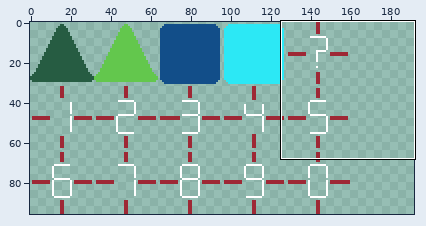
A pixel-art file gets an edit: risk-simulator/assets/dice.aseprite. The first picture is a wide view before the edit; the outline marks the close-up.
Close-up. Earlier state:
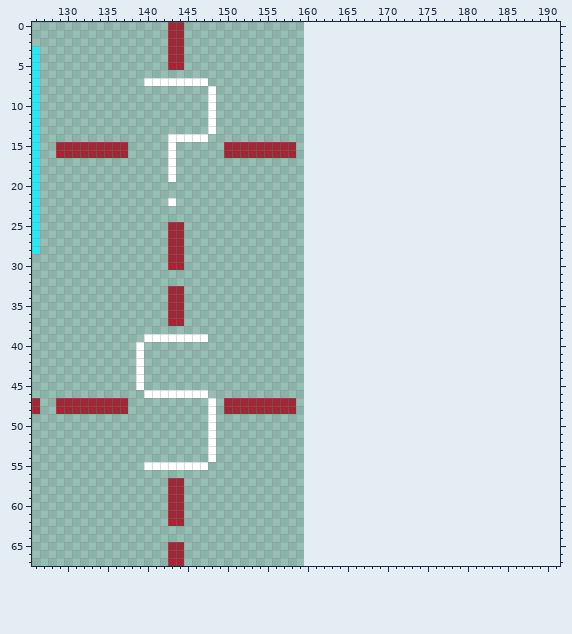
160x96 pixels, 1 frame. Shown: x 126..191, y 0..67. The old version is drawn lined up with the new one, on the new canvas.
After the commit:
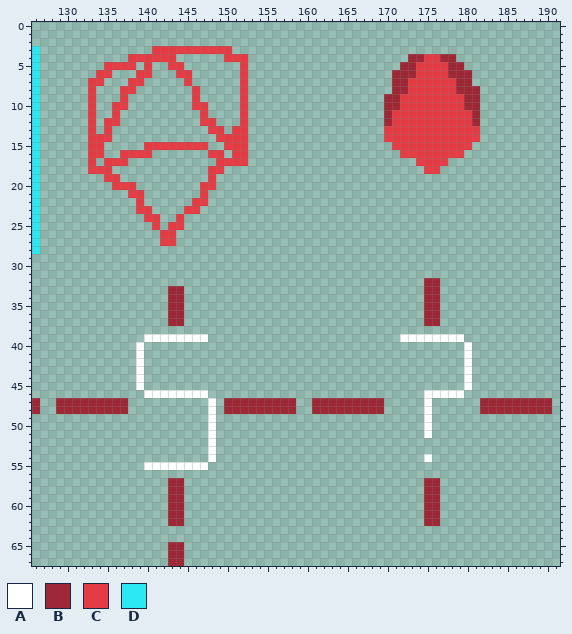
Palette (. is transparent): A #ffffff  B #9e2835  C #e43b44  D #2ce8f5
The commit says: Added rough D8 model
Difference:
canvas 160x96 -> 192x96
y 0..2: x 143..144 BB -> ..
y 3: x 141..150 ..BB...... -> CCCCCCCCCC
y 4: x 138..144 .....BB -> CCCCCC.; x 150..152 ... -> CCC; x 173..178 ...... -> BBCCBB
y 5: x 135..138 .... -> CCCC; x 140 . -> C; x 143..144 BB -> CC; x 152 . -> C; x 172..179 ........ -> BBCCCCBB
y 6: x 134..135 .. -> CC; x 139..140 .. -> CC; x 144..145 .. -> CC; x 152 . -> C; x 171..180 .......... -> BBBCCCCBBB
y 7: x 133..134 .. -> CC; x 138..147 ..AAAAAAAA -> CC.....C..; x 152 . -> C; x 171..180 .......... -> BBCCCCCCBB
y 8: x 133 . -> C; x 137..138 .. -> CC; x 146 . -> C; x 148 A -> .; x 152 . -> C; x 171..181 ........... -> BBCCCCCCBBB
y 9: x 133 . -> C; x 137 . -> C; x 146 . -> C; x 148 A -> .; x 152 . -> C; x 170..181 ............ -> BBCCCCCCCCBB
y 10: x 133 . -> C; x 136..137 .. -> CC; x 146..148 ..A -> CC.; x 152 . -> C; x 170..181 ............ -> BBCCCCCCCCBB
y 11: x 133 . -> C; x 136 . -> C; x 147..148 .A -> C.; x 152 . -> C; x 170..181 ............ -> BCCCCCCCCCCB
y 12: x 133 . -> C; x 135..136 .. -> CC; x 147..148 .A -> CC; x 152 . -> C; x 170..181 ............ -> BCCCCCCCCCCB
y 13: x 133 . -> C; x 135 . -> C; x 148..149 A. -> CC; x 151..152 .. -> CC; x 170..181 ............ -> CCCCCCCCCCCC
y 14: x 133..135 ... -> CCC; x 143..147 AAAAA -> .....; x 149..152 .... -> CCCC; x 170..181 ............ -> CCCCCCCCCCCC
y 15: x 129..137 BBBBBBBBB -> ....CC...; x 140..147 ...A.... -> CCCCCCCC; x 150..158 BBBBBBBBB -> CCC......; x 171..180 .......... -> CCCCCCCCCC
y 16: x 129..140 BBBBBBBBB... -> ....CC..CCCC; x 143 A -> .; x 148..158 ..BBBBBBBBB -> CC.CC......; x 172..179 ........ -> CCCCCCCC
y 17: x 133 . -> C; x 135..137 ... -> CCC; x 143 A -> .; x 149..152 .... -> CCCC; x 174..177 .... -> CCCC
y 18: x 133..135 ... -> CCC; x 143 A -> .; x 148..149 .. -> CC; x 175..176 .. -> CC
y 19: x 135..136 .. -> CC; x 143 A -> .; x 148 . -> C
y 20: x 136..138 ... -> CCC; x 147..148 .. -> CC
y 21: x 138..139 .. -> CC; x 147 . -> C
y 22: x 139 . -> C; x 143 A -> .; x 146..147 .. -> CC
y 23: x 139..140 .. -> CC; x 145..146 .. -> CC
y 24: x 140..141 .. -> CC; x 144 . -> C
y 25: x 141 . -> C; x 143..144 BB -> CC
y 26..27: x 142..144 .BB -> CC.
y 28..30: x 143..144 BB -> ..
y 32..37: x 175..176 .. -> BB
y 39: x 172..179 ........ -> AAAAAAAA
y 40..45: x 180 . -> A
y 46: x 175..179 ..... -> AAAAA
y 47..48: x 161..169 ......... -> BBBBBBBBB; x 175 . -> A; x 182..190 ......... -> BBBBBBBBB
y 49..51: x 175 . -> A
y 54: x 175 . -> A
y 57..62: x 175..176 .. -> BB
Pixel boxes of the changes (left, top, right, bottom) in both close-ups:
changed: (56, 22, 296, 270)
added: (384, 54, 480, 174)
added: (400, 278, 552, 526)
added: (312, 398, 384, 414)
